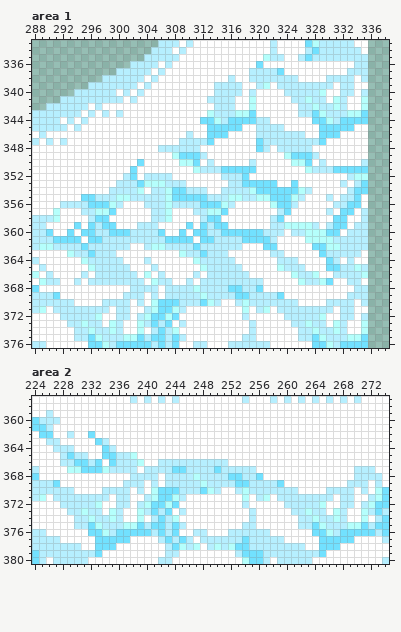
One commit to this pixel-art file: resources pengu/tiles.aseprite. This is how it looked before the edit.
512x512 pixels, 1 frame. Colours within 5 levels of each other are drawn and written as one. Shown: area 1: x 288..338, y 333..376; area 2: x 224..274, y 357..380. The commit also changed other parts of the picture, which this record leaves out.
After:
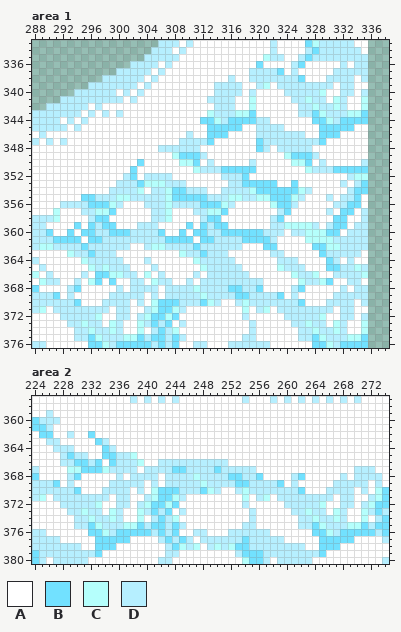
Palette (. is transparent): A #ffffff  B #72e1ff  C #b5fffc  D #b6efff
Changes in this commit:
Area 1, layer "platforms":
y 336: x 325..326 AA -> DB; x 332 A -> D
y 337: x 325 A -> D; x 331..332 AA -> DD
y 338: x 326 A -> B
y 365: x 298 D -> C
y 366: x 297..300 DDDD -> BBCC
y 367: x 296..301 DDDDDD -> CBABAA
y 368: x 293..294 AA -> DB; x 300 A -> D; x 325..326 AA -> DB; x 332 A -> D
y 369: x 293 A -> D; x 299..300 AA -> DD; x 325 A -> D; x 331..332 AA -> DD
y 370: x 294 A -> B; x 326 A -> B
Area 2, layer "platforms":
y 368: x 229..230 AA -> DB; x 236 A -> D; x 261..262 AA -> DB; x 268 A -> D
y 369: x 229 A -> D; x 235..236 AA -> DD; x 261 A -> D; x 267..268 AA -> DD
y 370: x 230 A -> B; x 262 A -> B
Pixel boxes of the changes (left, top, right, bottom) in both pictures:
changed: (291, 61, 305, 82)
changed: (333, 61, 347, 75)
changed: (67, 264, 130, 306)
changed: (291, 285, 305, 306)
changed: (333, 285, 347, 299)
changed: (67, 473, 123, 494)
changed: (291, 473, 305, 494)
changed: (333, 473, 347, 487)
